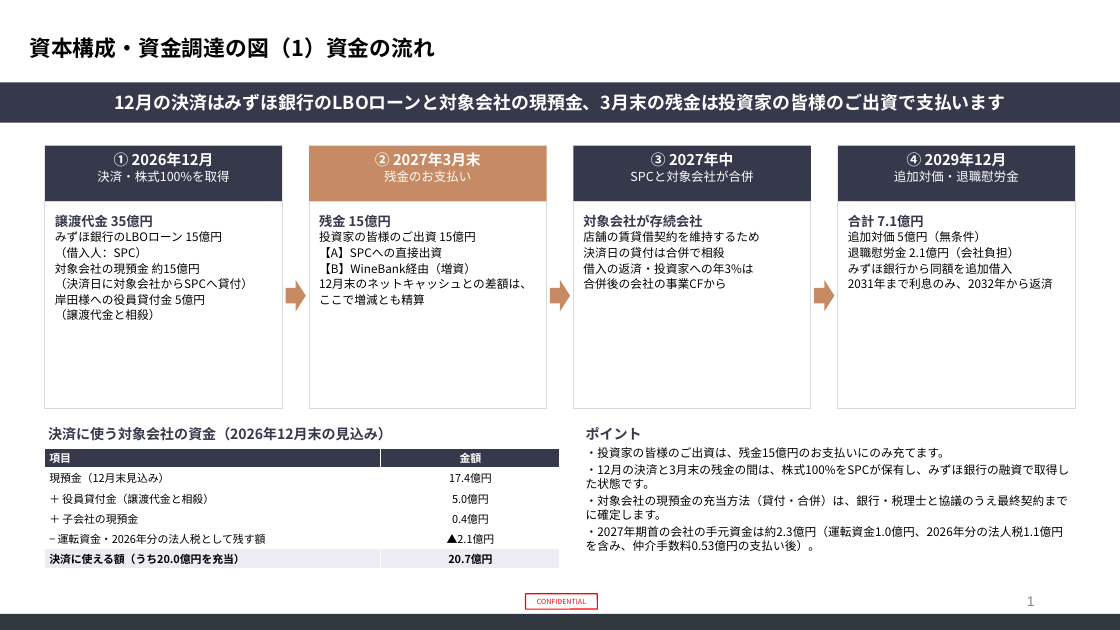
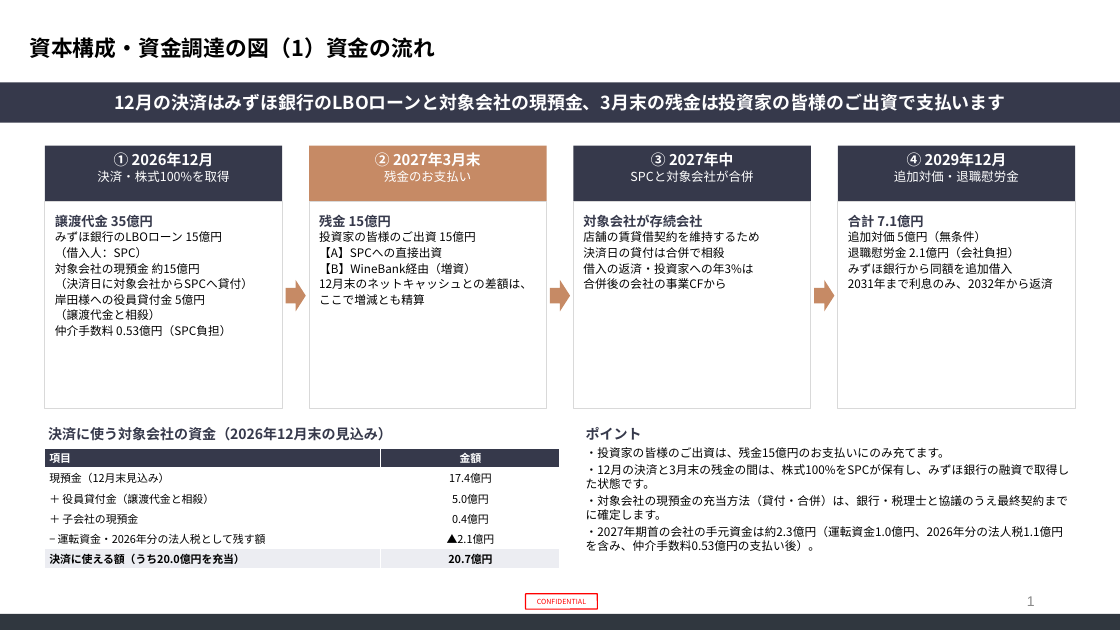
Before and after one commit to nakano-winebank/wine-auction, a slide deck: slide 1 of M&A/カンテサンス/カンテサンスSPC_資本構成と資金調達_CF計画_20261123.pptx. Drawn at 1120x630 pixels with LibreOffice and Linux fonts; fonts in the diff are those of the drawing; background and template pictures are left out. Boxes give left, top, right and bottom in pixels: in the first picture for what was removed or moved away, otherwise in the second. Text is boxed around its words. In the diff, an @@ line names an element or a change of style, - is before the commit and + after.

```diff
--- a/M&A/カンテサンス/カンテサンスSPC_資本構成と資金調達_CF計画_20261123.pptx
+++ b/M&A/カンテサンス/カンテサンスSPC_資本構成と資金調達_CF計画_20261123.pptx
@@ text at bbox=[55, 325, 231, 336]: paragraph added @@
+仲介手数料 0.53億円（SPC負担）
```
Also in this commit, not shown: 2 other slides changed, 4 other files.
